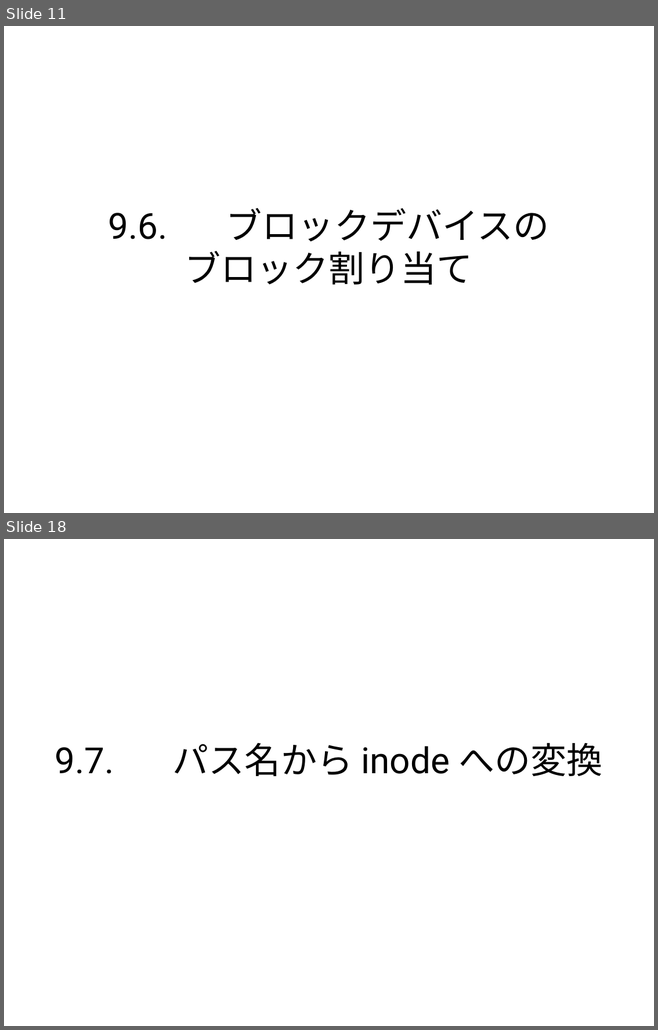
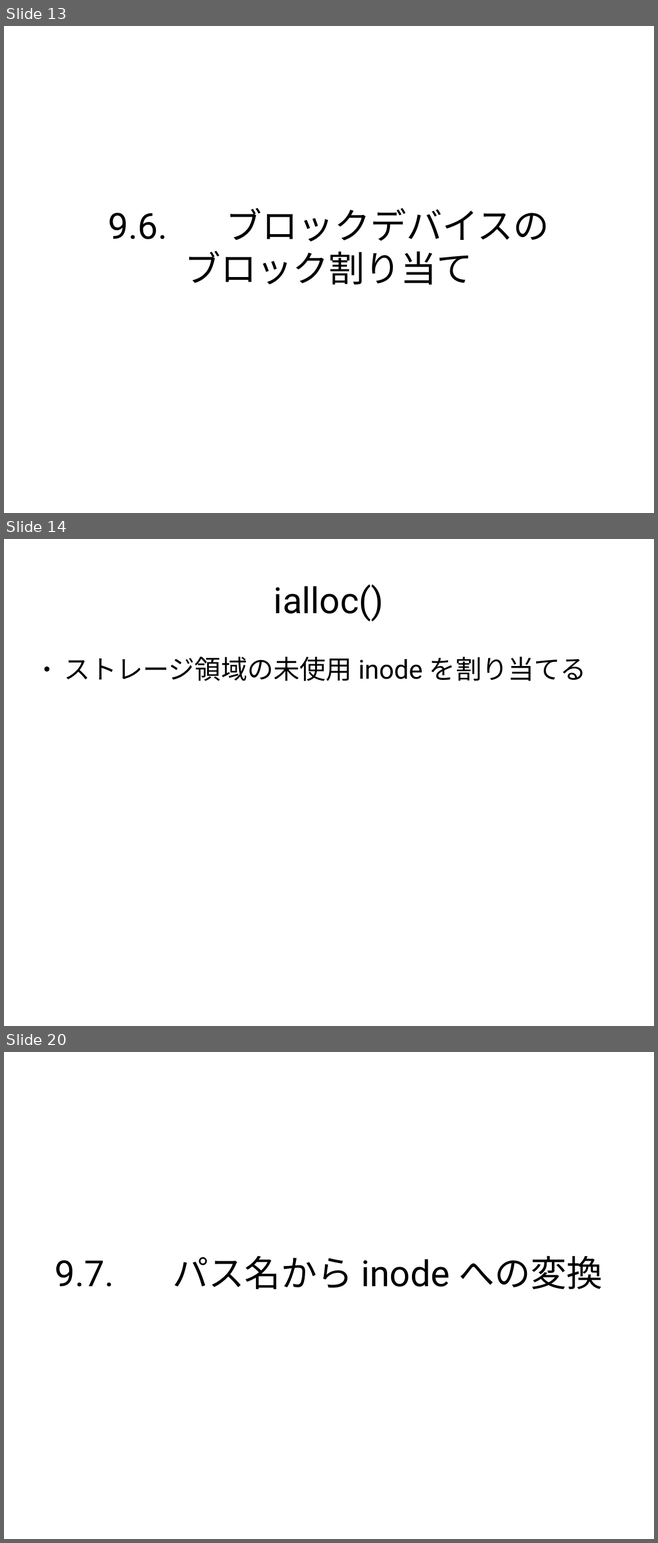
Before and after one commit to andromedroid/ame, a slide deck: doc/unix_v6/inode.odp. Shown one above the other, each under a label of ours: slides 11 and 18 before the commit, slides 13, 14 and 20 after it; the slides between them are not shown. The pictures are 658x1030 and 658x1543 pixels, drawn with LibreOffice and Linux fonts; fonts in the diff are those of the drawing. Boxes give left, top, right and bottom in pixels: in the first picture for what was removed or moved away, otherwise in the second. Text is boxed around its words. In the diff, an @@ line names an element or a change of style, - is before the commit and + after.

Commit message:
i'm making inode.odp

```diff
--- a/doc/unix_v6/inode.odp
+++ b/doc/unix_v6/inode.odp
@@ slide 14 added at (x1=4, y1=539, x2=654, y2=1026), background #FFFFFF @@
@@ title added at (x1=274, y1=584, x2=384, y2=621), 44 pt, text #000000 @@
+ialloc()
@@ text added at (x1=64, y1=657, x2=586, y2=681), 32 pt, text #000000 @@
+● ストレージ領域の未使用 inode を割り当てる
@@ what was slide 11 is now slide 13 @@
@@ what was slide 18 is now slide 20 @@
```
Also in this commit, not shown: 16 other slides added, 14 slides removed.
